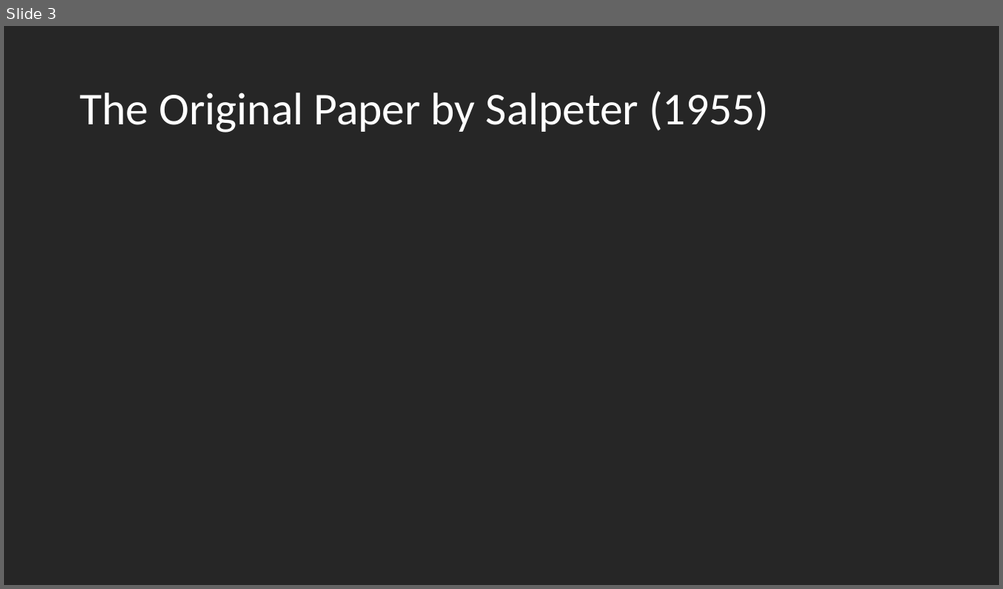
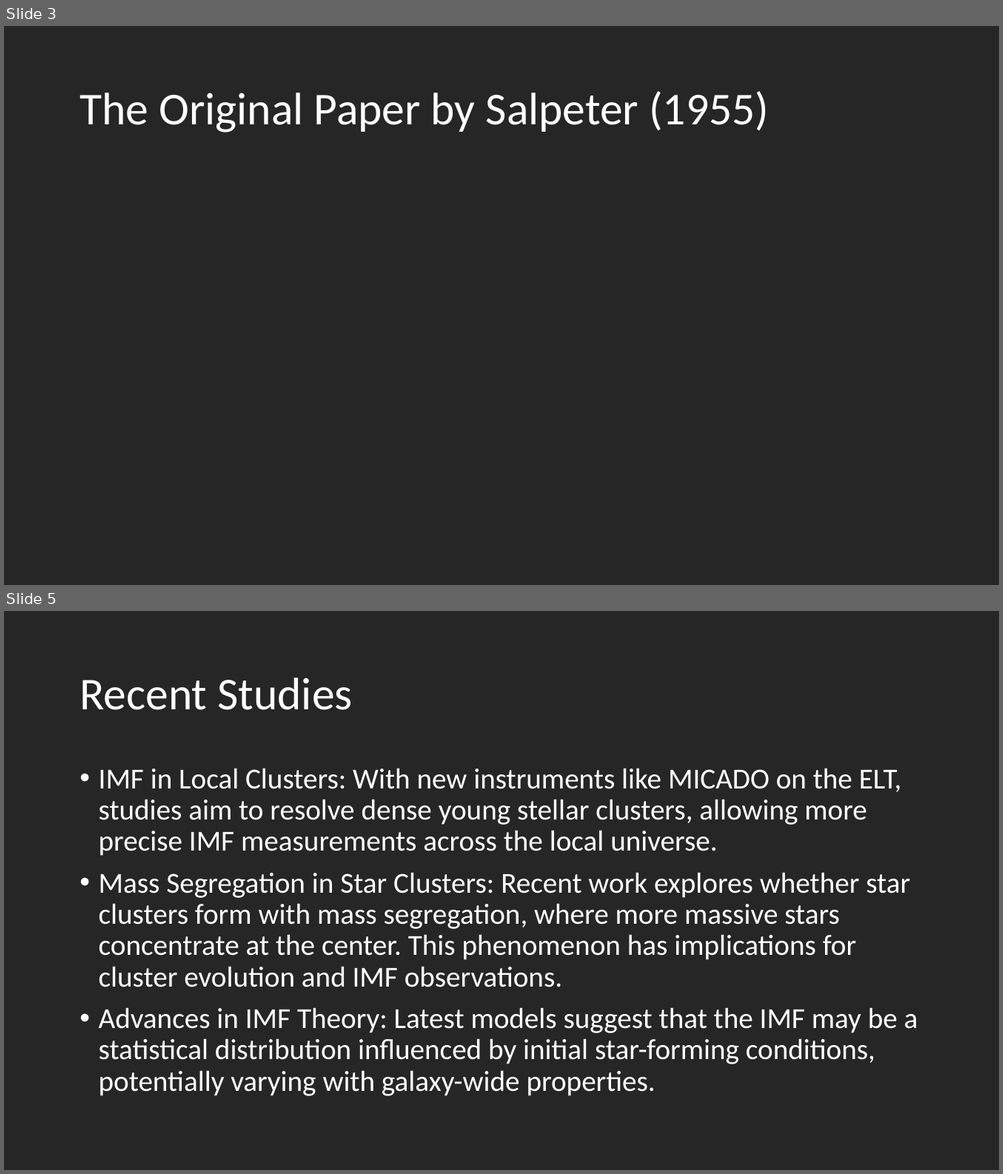
Before and after one commit to laxm7/sta_project, a slide deck: imf_intro_chiara_felix_laxman.pptx. Shown one above the other, each under a label of ours: slide 3 before the commit, slides 3 and 5 after it; the slides between them are not shown. The pictures are 1003x589 and 1003x1174 pixels, drawn with LibreOffice and Linux fonts; fonts in the diff are those of the drawing; grey boxes stand for pictures. Boxes give left, top, right and bottom in pixels: in the first picture for what was removed or moved away, otherwise in the second. Text is boxed around its words. In the diff, an @@ line names an element or a change of style, - is before the commit and + after.

Commit message:
idk3

```diff
--- a/imf_intro_chiara_felix_laxman.pptx
+++ b/imf_intro_chiara_felix_laxman.pptx
@@ slide 5 added at (4,611,999,1170), background #262626 @@
@@ title added at (79,678,352,710), 44 pt, text #FFFFFF @@
+Recent Studies
@@ text added at (99,768,918,1096), 28 pt, text #FFFFFF @@
+• IMF in Local Clusters: With new instruments like MICADO on the ELT, studies aim to resolve dense young stellar clusters, allowing more precise IMF measurements across the local universe.
+• Mass Segregation in Star Clusters: Recent work explores whether star clusters form with mass segregation, where more massive stars concentrate at the center. This phenomenon has implications for cluster evolution and IMF observations.
+• Advances in IMF Theory: Latest models suggest that the IMF may be a statistical distribution influenced by initial star-forming conditions, potentially varying with galaxy-wide properties.
```
Also in this commit, not shown: 3 slides changed, 1 slide removed.
